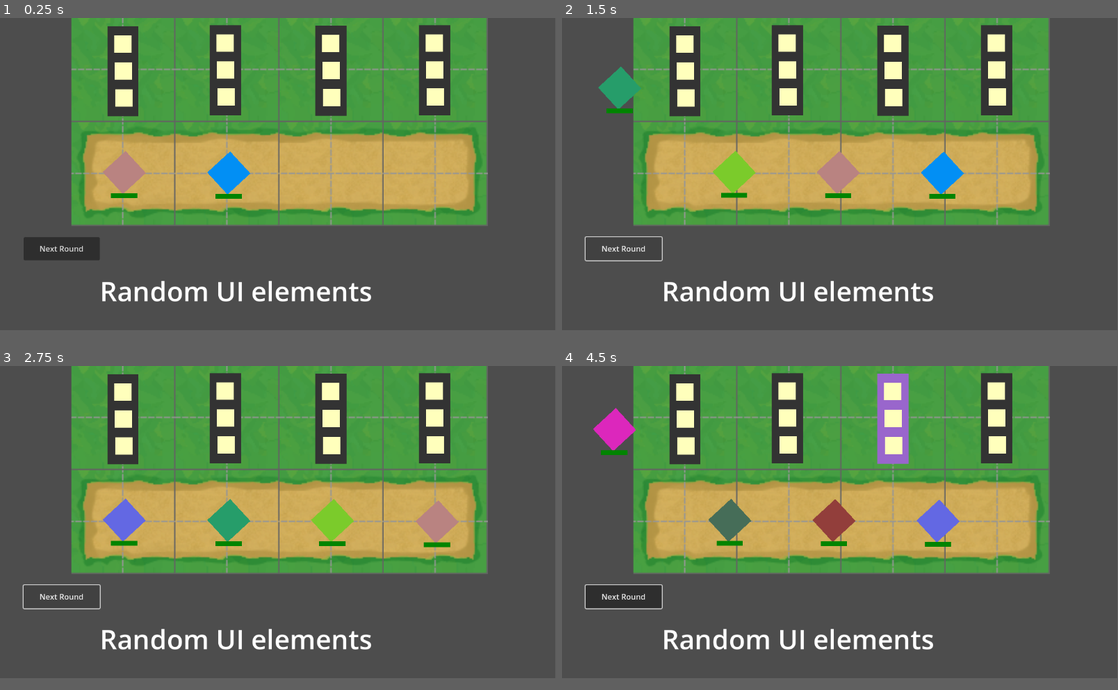
Above: before the commit, frames 1-4 (two rows, left to right).
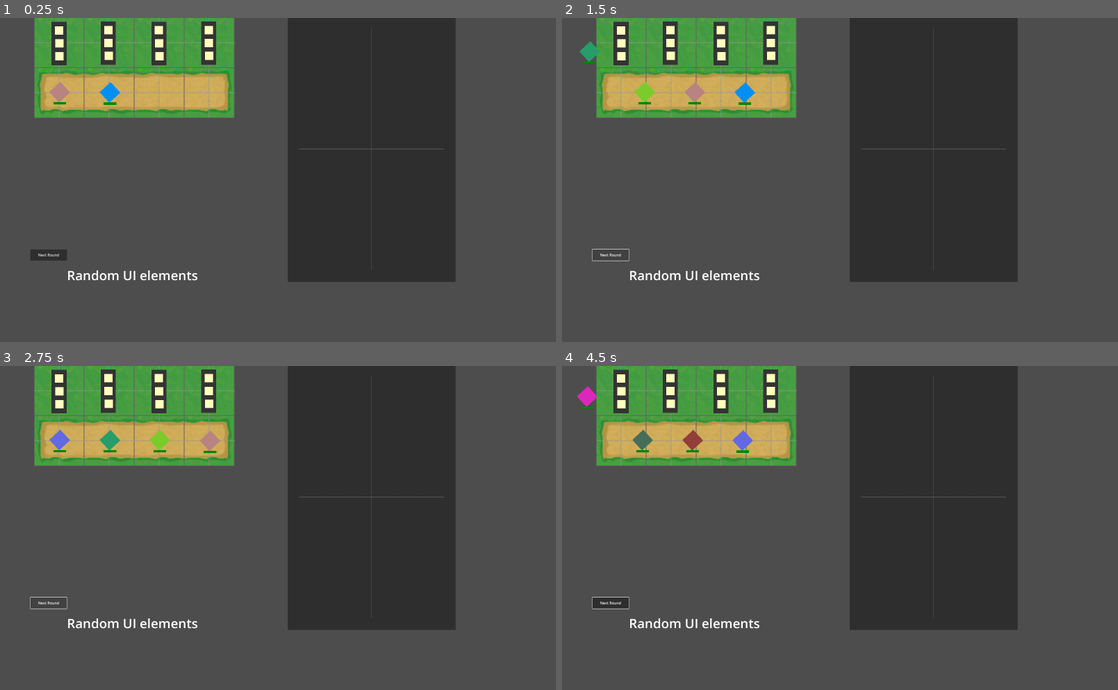
Above: after the commit, the same moments.

Repository: levyy7/Phantom-Frequencies
Game: Godot game, scene res://main_scene.tscn
The game is run twice, just before and just after one commit, with the same random seed, the same clock (stepped at 60 frames per second) and the same inputs.
Inputs (mouse positions are in pixels of both pictures, inside the frame that each line leads up to):
- Up to frame 1 (0.25 s): no input
- Up to frame 2 (1.5 s): click "Next Round" at 0.5 s; click "Next Round" at 1.25 s
- Up to frame 3 (2.75 s): click "Next Round" at 2 s
- Up to frame 4 (4.5 s): tap Enter at 2.75, 4.25 s; move the mouse to (962, 505) at 2.77 s; click (962, 505) at 2.92 s; tap Space at 3.5 s; move the mouse to (728, 537) at 3.52 s; click (728, 537) at 3.67 s; move the mouse to (895, 453) at 4.27 s; click (895, 453) at 4.42 s
In our replay, the window is 799x449 before the commit and 800x466 after it. These sizes can differ from the game's own. Grey fills any space a smaller window leaves; there, only what the larger window draws over its background counts as a difference.

The runs differ from the first frame. In frame 1, 52% of the frame differs, in the area x 4-88%, y 0-88%; in frame 2, 52%; in frame 3, 52%; in frame 4, 53%, in the area x 2-88%, y 0-88%.

Commit message:
implement visualizations

Diff:
--- a/main_scene.gd
+++ b/main_scene.gd
@@ -18,6 +18,7 @@
 	$Map/TileManager.ini_turn(enemy.instantiate())
 
 
+
 # Called every frame. 'delta' is the elapsed time since the previous frame.
 func _process(delta: float) -> void:
 	pass
--- a/main_scene.tscn
+++ b/main_scene.tscn
@@ -1,16 +1,17 @@
-[gd_scene load_steps=3 format=3 uid="uid://c5xwbhovlmtqx"]
+[gd_scene load_steps=4 format=3 uid="uid://c5xwbhovlmtqx"]
 
 [ext_resource type="Script" path="res://main_scene.gd" id="1_b5ekj"]
 [ext_resource type="PackedScene" uid="uid://dqpg1ii5rtkmy" path="res://map/Map.tscn" id="2_tp6uu"]
+[ext_resource type="PackedScene" uid="uid://bmnvyryt3yep8" path="res://visualization_pane/v_box_container.tscn" id="3_yt8cq"]
 
 [node name="MainScene" type="Node2D"]
 script = ExtResource("1_b5ekj")
 
 [node name="UI frame" type="ReferenceRect" parent="."]
-offset_left = 2.0
-offset_top = 436.0
-offset_right = 1153.0
-offset_bottom = 648.0
+offset_left = 84.0
+offset_top = 981.0
+offset_right = 2284.0
+offset_bottom = 1377.0
 border_width = 4.0
 
 [node name="RichTextLabel" type="RichTextLabel" parent="UI frame"]
@@ -36,5 +37,11 @@
 position = Vector2(148, 0)
 scale = Vector2(0.9, 0.9)
 
+[node name="VBoxContainer" parent="." instance=ExtResource("3_yt8cq")]
+offset_left = 1242.0
+offset_top = -8.0
+offset_right = 1967.0
+offset_bottom = 1140.0
+
 [connection signal="pressed" from="UI frame/NextRoundButton" to="." method="_on_next_round_button_pressed"]
 [connection signal="toggled" from="UI frame/NextRoundButton" to="." method="_on_next_round_button_toggled"]
--- a/project.godot
+++ b/project.godot
@@ -15,7 +15,13 @@
 config/features=PackedStringArray("4.3", "Forward Plus")
 config/icon="res://icon.svg"
 
+[display]
+
+window/size/viewport_width=2400
+window/size/viewport_height=1400
+
 [global_group]
 
 pausable=""
 tower_slot=""
+tower_slot_group=""
--- a/shooter/Shooter.tscn
+++ b/shooter/Shooter.tscn
@@ -1,11 +1,6 @@
-[gd_scene load_steps=3 format=3 uid="uid://cr8jx7twsluun"]
+[gd_scene load_steps=2 format=3 uid="uid://cr8jx7twsluun"]
 
 [ext_resource type="Script" path="res://shooter/shooter.gd" id="1_45t8h"]
-[ext_resource type="Script" path="res://shooter/shooter_node2d.gd" id="2_f4s1k"]
 
 [node name="Shooter" type="Node2D"]
 script = ExtResource("1_45t8h")
-
-[node name="shooter_circle" type="Node2D" parent="."]
-script = ExtResource("2_f4s1k")
-metadata/_edit_lock_ = true
--- /dev/null
+++ b/shooter/frequency.gd
@@ -0,0 +1,27 @@
+class_name Frequency extends RefCounted
+
+var frequency: float
+var color: Color
+
+static func int_to_color_hash(value_float: float) -> Color:
+	var value = int(value_float * 100000)
+	# Get a hash of the value
+	var hash_val := hash(value)
+
+	# Extract RGB components using modulo to ensure values are in 0-1 range
+	# We use different bit shifts to reduce correlation between components
+	var r := float(abs(hash_val >> 16) % 255) / 255.0
+	var g := float(abs(hash_val >> 8) % 255) / 255.0
+	var b := float(abs(hash_val) % 255) / 255.0
+
+	# Ensure the color isn't too dark by boosting all components
+	var min_brightness := 0.1
+	r = r * (1.0 - min_brightness) + min_brightness
+	g = g * (1.0 - min_brightness) + min_brightness
+	b = b * (1.0 - min_brightness) + min_brightness
+
+	return Color(r, g, b)
+
+func _init(freq: float):
+	frequency = freq
+	color = int_to_color_hash(freq)
--- a/shooter/shooter.gd
+++ b/shooter/shooter.gd
@@ -1,5 +1,6 @@
 class_name Shooter
 extends Node2D
+
 
 
 const bullet_scene = preload("res://enemy/Bullet.tscn")
@@ -9,8 +10,30 @@
 
 var damage = 50
 
+static var FREQUENCIES: Array[Frequency] = [
+	# TODO: replace with actual musical frequencies
+	Frequency.new(0.1),
+	Frequency.new(0.2),
+	Frequency.new(0.3),
+	Frequency.new(0.4),
+	Frequency.new(0.5),
+]
+
+var current_frequency_index = 0
+
+
+# Called every frame. 'delta' is the elapsed time since the previous frame.
 func _process(delta: float) -> void:
-	pass
+	queue_redraw()  # Ensure the circle is always drawn
+
+func _draw() -> void:
+	var freq = FREQUENCIES[current_frequency_index]
+
+	# Draw a circle at the spawner's position
+	var radius = 20  # Adjust size as needed
+	draw_circle(Vector2.ZERO, radius, freq.color)
+	draw_line(Vector2.ZERO, Vector2(radius, 0), Color.BLACK, 2.5)
+
 
 func spawn_bullet(target: Node2D) -> void:
 	var bullet = bullet_scene.instantiate()
@@ -20,13 +43,20 @@
 	# TODO: actually make sure that the parent rotation is 0, else this doesn't work since angle is in global coordinates
 	# angle only equals local rotation if parent rotation is 0
 	bullet.global_rotation = angle
-	bullet.position = Vector2(cos(angle), sin(angle)) * (bullet.length / 2 + 10.0)
 
-	var velocity = Vector2(cos(angle), sin(angle)) * BULLET_SPEED
+	var velocity = Vector2(1, 0) * BULLET_SPEED
 	bullet.set_meta("velocity", velocity)
 
-	$shooter_circle.rotation = angle
-
-	#rotation += angle
+	rotation = angle
 
 	add_child(bullet)
+
+func next_frequency() -> bool:
+	# Sets the current frequency to the next frequency in the list
+	# If no more frequencies to set, returns False to signal that the shooter should be removed
+	# Otherwise, returns True to signal that the shooter should remain
+	if current_frequency_index < FREQUENCIES.size() - 1:
+		current_frequency_index += 1
+		return true
+	else:
+		return false
--- a/shooter/shooter_node2d.gd
+++ /dev/null
@@ -1,18 +0,0 @@
-@tool
-extends Node2D
-
-
-# Called when the node enters the scene tree for the first time.
-func _ready() -> void:
-	pass # Replace with function body.
-
-
-# Called every frame. 'delta' is the elapsed time since the previous frame.
-func _process(delta: float) -> void:
-	queue_redraw()  # Ensure the circle is always drawn
-
-func _draw() -> void:
-	# Draw a circle at the spawner's position
-	var radius = 20  # Adjust size as needed
-	draw_circle(Vector2.ZERO, radius, Color.BLUE_VIOLET)
-	draw_line(Vector2.ZERO, Vector2(radius, 0), Color.BLACK, 2.0)
--- a/towers/TowerSlotGroup.tscn
+++ b/towers/TowerSlotGroup.tscn
@@ -4,7 +4,7 @@
 [ext_resource type="PackedScene" uid="uid://cncrfmerlkfbf" path="res://towers/TowerSlot.tscn" id="1_qdg76"]
 [ext_resource type="Script" path="res://towers/tower_slot_group_color_rect.gd" id="2_1svp2"]
 
-[node name="Node2D" type="Node2D" groups=["pausable"]]
+[node name="Node2D" type="Node2D" groups=["pausable", "tower_slot_group"]]
 script = ExtResource("1_73tln")
 
 [node name="ColorRect" type="ColorRect" parent="."]
--- a/towers/tower_slot.gd
+++ b/towers/tower_slot.gd
@@ -3,6 +3,8 @@
 
 const ShooterScene = preload("res://shooter/Shooter.tscn")
 var targeting: EnemyList
+
+signal shooter_changed(t: TowerSlot)
 
 var current_shooter: Shooter = null
 
@@ -27,14 +29,18 @@
 		damage = current_shooter.damage
 	return damage
 
-func _on_control_gui_input(event: InputEvent) -> void:
-	if event is InputEventMouseButton:
-		var mouse_event = event as InputEventMouseButton
+func _on_control_gui_input(mouse_event: InputEvent) -> void:
+	if mouse_event is InputEventMouseButton:
 		if mouse_event.button_index == MOUSE_BUTTON_LEFT and mouse_event.is_released():
-			if not has_shooter():
+			if has_shooter():
+				var should_remain = current_shooter.next_frequency()
+
+				if not should_remain:
+					remove_shooter()
+				shooter_changed.emit(self)
+			else:
 				add_shooter()
-			else:
-				remove_shooter()
+				shooter_changed.emit(self)
 
 func shoot_bullet(target: PathTile):
 	if has_shooter():
--- a/towers/tower_slot_group.gd
+++ b/towers/tower_slot_group.gd
@@ -1,5 +1,7 @@
 class_name TowerSlotGroup
 extends Node2D
+
+signal hovered_frequency_change(f: Array[Frequency])
 
 func tower_slot_children() -> Array[TowerSlot]:
 	var tower_slots: Array[TowerSlot] = []
@@ -8,9 +10,33 @@
 			tower_slots.append(node)
 	return tower_slots
 
+
+func _on_hovered():
+	hovered_frequency_change.emit(selected_frequencies())
+
+func _on_unhovered():
+	# Necessary to specify the type of empty or else Godot won't work...
+	# https://github.com/godotengine/godot/issues/53847
+	var empty: Array[Frequency] = []
+	hovered_frequency_change.emit(empty)
+
+func selected_frequencies():
+	var freqs: Array[Frequency] = []
+	for ts in tower_slot_children():
+		if ts.current_shooter:
+			freqs.append(ts.current_shooter.FREQUENCIES[ts.current_shooter.current_frequency_index])
+
+	return freqs
+
 # Called when the node enters the scene tree for the first time.
 func _ready() -> void:
-	pass
+	$ColorRect.hovered.connect(_on_hovered)
+	$ColorRect.unhovered.connect(_on_unhovered)
+
+	for child in get_children():
+		if child is TowerSlot:
+			child.shooter_changed.connect(_on_hovered.unbind(1))
+
 
 func shoot_bullets(target: PathTile):
 	for node: TowerSlot in tower_slot_children():
--- a/towers/tower_slot_group_color_rect.gd
+++ b/towers/tower_slot_group_color_rect.gd
@@ -2,6 +2,11 @@
 
 var default_color := Color(0.2, 0.2, 0.2, 1.0)  # Similar to Godot's default grey
 var hover_color := Color(0.6, 0.4, 0.8, 1.0)    # Light purple
+
+signal hovered()
+signal unhovered()
+
+var is_hovering = false
 
 func _ready() -> void:
 	# Set initial color
@@ -14,5 +19,10 @@
 
 		if rect.has_point(mouse_pos):
 			color = hover_color
+			is_hovering = true
+			hovered.emit()
 		else:
 			color = default_color
+			if is_hovering:
+				is_hovering = false
+				unhovered.emit()
--- /dev/null
+++ b/visualization_pane/node_2d.gd
@@ -0,0 +1,95 @@
+extends Container
+
+var selected_frequencies: Array[Frequency] = []
+var margin = 50  # Margin from edges
+var scale_factor = 100  # Scale the harmonograph pattern
+
+func build_harmonograph_points() -> Array[Vector2]:
+	var NUM_POINTS = 1000
+	var points: Array[Vector2] = []
+
+	for i in range(NUM_POINTS):
+		var t = float(i) / 10.0  # Adjust time scale for smoother curves
+		var x = 0.0
+		var y = 0.0
+
+		for freq in selected_frequencies:
+			# Add decay factor for more interesting patterns
+			var decay = exp(-0.001 * t)
+			x += decay * sin(t * freq.frequency)
+			y += decay * cos(t * freq.frequency)
+
+		points.append(Vector2(x, y))
+
+	return points
+
+func _ready() -> void:
+	var tower_slots = get_tree().get_nodes_in_group("tower_slot_group") as Array[TowerSlotGroup]
+
+	for ts in tower_slots:
+		ts.hovered_frequency_change.connect(_on_tower_slot_hovered)
+
+func _on_tower_slot_hovered(f: Array[Frequency]) -> void:
+	print("On tower slot hovered", len(f))
+	selected_frequencies = f
+
+
+func _process(delta: float) -> void:
+	queue_redraw()
+
+func _draw() -> void:
+	# # Draw the frequency circles at the top
+	# var offset = margin
+	# for freq in selected_frequencies:
+	# 	var radius = 20
+	# 	draw_circle(Vector2(offset, margin), radius, freq.color)
+	# 	offset += radius * 2 + 10  # Add spacing between circles
+
+	# Draw grid
+	var grid_color = Color(0.2, 0.2, 0.2, 0.3)
+	var grid_spacing = 50
+
+	var canvas_size = size
+
+	# Vertical grid lines
+	for x in range(margin, canvas_size.x - margin, grid_spacing):
+		draw_line(Vector2(x, margin), Vector2(x, canvas_size.y - margin), grid_color)
+
+	# Horizontal grid lines
+	for y in range(margin, canvas_size.y - margin, grid_spacing):
+		draw_line(Vector2(margin, y), Vector2(canvas_size.x - margin, y), grid_color)
+
+	# Draw axes
+	var axis_color = Color(0.4, 0.4, 0.4, 0.8)
+	var center = Vector2(canvas_size.x/2, canvas_size.y/2)
+	draw_line(Vector2(margin, center.y), Vector2(canvas_size.x - margin, center.y), axis_color, 2.0)
+	draw_line(Vector2(center.x, margin), Vector2(center.x, canvas_size.y - margin), axis_color, 2.0)
+
+	# Draw harmonograph if there are frequencies selected
+	if selected_frequencies.size() > 0:
+		var points = build_harmonograph_points()
+		if points.size() < 2:
+			return
+
+		# Transform points to screen space
+		var transformed_points = []
+		for point in points:
+			var screen_point = Vector2(
+				center.x + point.x * scale_factor,
+				center.y + point.y * scale_factor
+			)
+			transformed_points.append(screen_point)
+
+		# Draw the harmonograph with gradual color change
+		var base_color = selected_frequencies[0].color
+		for i in range(transformed_points.size() - 1):
+			var progress = float(i) / float(transformed_points.size() - 1)
+			var current_color = base_color
+			current_color.a = 0.8 - progress * 0.6  # Fade out towards the end
+
+			draw_line(
+				transformed_points[i],
+				transformed_points[i + 1],
+				current_color,
+				6.0  # Line width
+			)
--- /dev/null
+++ b/visualization_pane/v_box_container.tscn
@@ -0,0 +1,12 @@
+[gd_scene load_steps=2 format=3 uid="uid://bmnvyryt3yep8"]
+
+[ext_resource type="Script" path="res://visualization_pane/node_2d.gd" id="1_yaj27"]
+
+[node name="PanelContainer" type="PanelContainer"]
+offset_top = 4.0
+offset_right = 571.0
+offset_bottom = 975.0
+
+[node name="ABC" type="Container" parent="."]
+layout_mode = 2
+script = ExtResource("1_yaj27")
